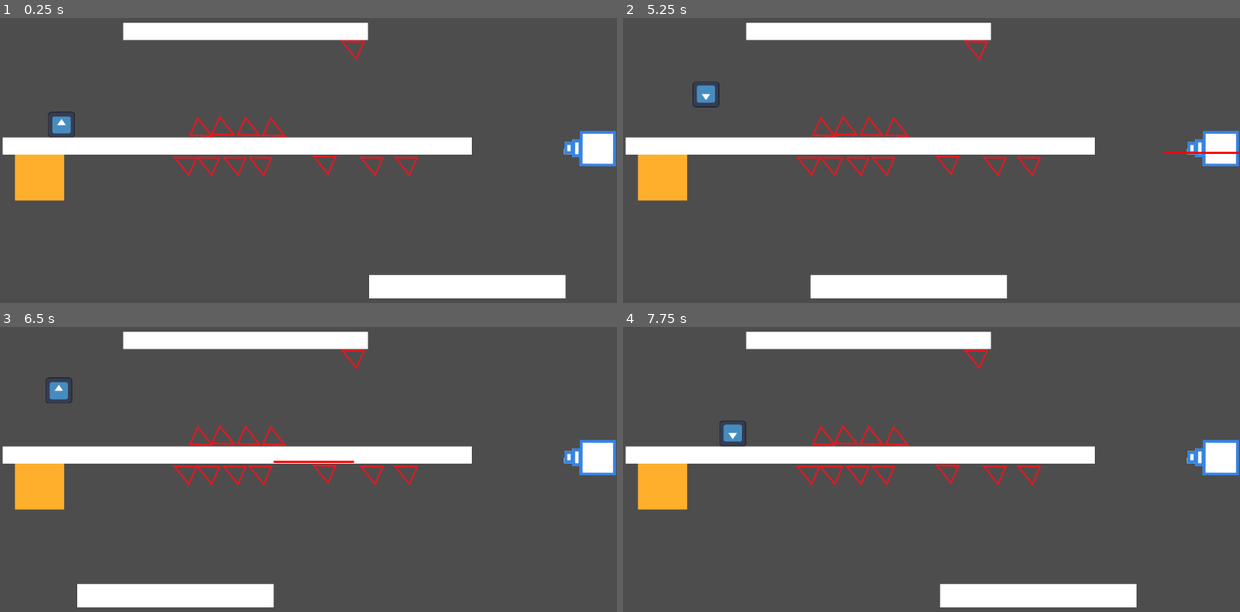
Above: before the commit, frames 1-4 (two rows, left to right).
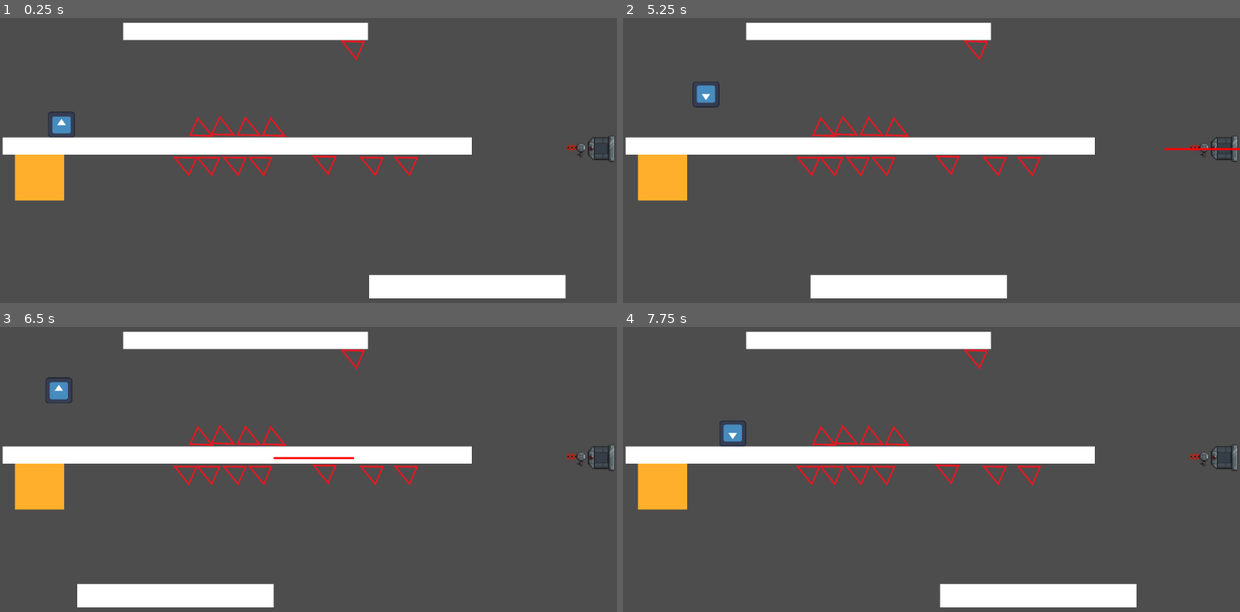
Above: after the commit, the same moments.

Repository: p1xlb/gravity_flip
Game: Godot game, scene res://level_3.tscn
Two runs of this game, one before a commit and one after it. Both use one fixed random seed, a clock stepped at 60 frames per second and the inputs below. This scene is started directly instead of the project's main scene. The engine's default icon, where the game draws it, is replaced by a stand-in: a white triangle on a blue panel in a dark square.
Inputs:
- Up to frame 1 (0.25 s): no input
- Up to frame 2 (5.25 s): hold D (move_right) 0.53-2.03 s; tap F (flip_gravity) every 0.75 s from 0.6 to 5.1 s; tap W (jump) at 0.77, 1.52, 3.02, 3.77, 4.52 s; hold A (move_left) 2.03-2.78 s; hold D (move_right) 2.78-4.28 s; hold A (move_left) 4.28-5.03 s; hold D (move_right) from 5.03 s (still down)
- Up to frame 3 (6.5 s): release D (move_right) at 5.78 s; hold A (move_left) from 5.78 s (still down); tap F (flip_gravity) at 5.85 s; tap W (jump) at 6.02 s
- Up to frame 4 (7.75 s): tap F (flip_gravity) at 6.6, 7.35 s; tap W (jump) at 6.77, 7.52 s; release A (move_left) at 7.28 s; hold D (move_right) from 7.28 s (still down)

The runs differ from the first frame. In frame 1, 0.9% of the frame differs, in the area x 91-100%, y 39-53%; in frame 2, 0.9%; in frame 3, 1.1%, in the area x 44-100%, y 39-53%; in frame 4, 0.9%.

Commit message:
hawk 3ah

Diff:
--- a/level_1.tscn
+++ b/level_1.tscn
@@ -1,8 +1,9 @@
-[gd_scene load_steps=5 format=3 uid="uid://to856bsclw26"]
+[gd_scene load_steps=6 format=3 uid="uid://to856bsclw26"]
 
 [ext_resource type="PackedScene" uid="uid://cfxwmybity40c" path="res://Player.tscn" id="1_hbghi"]
 [ext_resource type="PackedScene" uid="uid://bk3aok2h6le51" path="res://goal.tscn" id="1_hn12h"]
 [ext_resource type="PackedScene" uid="uid://mytww0o8y1hy" path="res://spikes.tscn" id="3_hn12h"]
+[ext_resource type="PackedScene" uid="uid://c4e8aejjo5fbw" path="res://borders.tscn" id="4_ihfcg"]
 
 [sub_resource type="RectangleShape2D" id="RectangleShape2D_ihfcg"]
 size = Vector2(878.5, 32)
@@ -72,3 +73,5 @@
 
 [node name="Player" parent="." instance=ExtResource("1_hbghi")]
 position = Vector2(88, 200)
+
+[node name="Borders" parent="." instance=ExtResource("4_ihfcg")]
--- a/level_2.tscn
+++ b/level_2.tscn
@@ -4,7 +4,7 @@
 [ext_resource type="PackedScene" uid="uid://mytww0o8y1hy" path="res://spikes.tscn" id="2_1y8me"]
 [ext_resource type="PackedScene" uid="uid://cfxwmybity40c" path="res://Player.tscn" id="3_n7ypv"]
 [ext_resource type="Script" uid="uid://deultc7e6knoa" path="res://laser_gun.gd" id="4_n7ypv"]
-[ext_resource type="Texture2D" uid="uid://brisueveyfs4h" path="res://asset/laser_gun.png" id="5_0s5r2"]
+[ext_resource type="Texture2D" uid="uid://brwoco02f7tt0" path="res://asset/red_laser.png" id="5_0s5r2"]
 [ext_resource type="PackedScene" uid="uid://c4e8aejjo5fbw" path="res://borders.tscn" id="6_0s5r2"]
 
 [sub_resource type="RectangleShape2D" id="RectangleShape2D_ihfcg"]
@@ -83,12 +83,12 @@
 laserDirection = "LEFT"
 
 [node name="Sprite2D" type="Sprite2D" parent="LaserGun"]
-position = Vector2(1103, 272)
-rotation = -3.1367
-scale = Vector2(0.5, 0.5)
+position = Vector2(1104, 271)
+rotation = 1.5708
+scale = Vector2(1.76807, 1.81369)
 texture = ExtResource("5_0s5r2")
 
 [node name="LaserSpawnPoint" type="Marker2D" parent="LaserGun"]
-position = Vector2(1052, 270)
+position = Vector2(1052, 264)
 
 [node name="Borders" parent="." instance=ExtResource("6_0s5r2")]
--- a/level_3.tscn
+++ b/level_3.tscn
@@ -4,7 +4,7 @@
 [ext_resource type="PackedScene" uid="uid://mytww0o8y1hy" path="res://spikes.tscn" id="2_fmu3g"]
 [ext_resource type="PackedScene" uid="uid://cfxwmybity40c" path="res://Player.tscn" id="3_7ds5r"]
 [ext_resource type="Script" uid="uid://deultc7e6knoa" path="res://laser_gun.gd" id="4_liaj6"]
-[ext_resource type="Texture2D" uid="uid://brisueveyfs4h" path="res://asset/laser_gun.png" id="5_b60u5"]
+[ext_resource type="Texture2D" uid="uid://brwoco02f7tt0" path="res://asset/red_laser.png" id="5_fmu3g"]
 [ext_resource type="PackedScene" uid="uid://c4e8aejjo5fbw" path="res://borders.tscn" id="6_kmy7e"]
 [ext_resource type="Script" uid="uid://fori1ci6cnpo" path="res://moving_platform.gd" id="7_fmu3g"]
 
@@ -103,13 +103,13 @@
 laserDirection = "LEFT"
 
 [node name="Sprite2D" type="Sprite2D" parent="LaserGun"]
-position = Vector2(1103, 272)
-rotation = -3.1367
-scale = Vector2(0.5, 0.5)
-texture = ExtResource("5_b60u5")
+position = Vector2(1104, 271)
+rotation = 1.5708
+scale = Vector2(1.76807, 1.81369)
+texture = ExtResource("5_fmu3g")
 
 [node name="LaserSpawnPoint" type="Marker2D" parent="LaserGun"]
-position = Vector2(1052, 270)
+position = Vector2(1052, 263)
 
 [node name="Borders" parent="." instance=ExtResource("6_kmy7e")]
 
--- a/level_4.tscn
+++ b/level_4.tscn
@@ -3,7 +3,7 @@
 [ext_resource type="PackedScene" uid="uid://bk3aok2h6le51" path="res://goal.tscn" id="1_aqy51"]
 [ext_resource type="PackedScene" uid="uid://cfxwmybity40c" path="res://Player.tscn" id="3_66w8i"]
 [ext_resource type="Script" uid="uid://deultc7e6knoa" path="res://laser_gun.gd" id="4_80qnk"]
-[ext_resource type="Texture2D" uid="uid://brisueveyfs4h" path="res://asset/laser_gun.png" id="5_cicwn"]
+[ext_resource type="Texture2D" uid="uid://brwoco02f7tt0" path="res://asset/red_laser.png" id="4_c8stx"]
 [ext_resource type="PackedScene" uid="uid://c4e8aejjo5fbw" path="res://borders.tscn" id="6_lj1an"]
 [ext_resource type="Script" uid="uid://fori1ci6cnpo" path="res://moving_platform.gd" id="7_rrs1j"]
 
@@ -30,6 +30,7 @@
 
 [node name="Goal" parent="." instance=ExtResource("1_aqy51")]
 position = Vector2(973, 99)
+next_level_path = "res://level_5.tscn"
 
 [node name="Player" parent="." instance=ExtResource("3_66w8i")]
 position = Vector2(206, 389)
@@ -40,14 +41,14 @@
 script = ExtResource("4_80qnk")
 laserDirection = "DOWN"
 
+[node name="LaserSpawnPoint" type="Marker2D" parent="LaserGun"]
+position = Vector2(20.0158, 56.9945)
+
 [node name="Sprite2D" type="Sprite2D" parent="LaserGun"]
-position = Vector2(67.0162, 58.9816)
-rotation = -3.1367
-scale = Vector2(0.5, 0.5)
-texture = ExtResource("5_cicwn")
-
-[node name="LaserSpawnPoint" type="Marker2D" parent="LaserGun"]
-position = Vector2(8.01576, 56.9978)
+position = Vector2(67.0174, 62.9815)
+rotation = 1.5708
+scale = Vector2(1.76807, 1.81369)
+texture = ExtResource("4_c8stx")
 
 [node name="LaserGun2" type="StaticBody2D" parent="."]
 position = Vector2(451, 258)
@@ -55,14 +56,14 @@
 script = ExtResource("4_80qnk")
 laserDirection = "DOWN"
 
-[node name="Sprite2D" type="Sprite2D" parent="LaserGun2"]
-position = Vector2(67.0162, 58.9816)
-rotation = -3.1367
-scale = Vector2(0.5, 0.5)
-texture = ExtResource("5_cicwn")
+[node name="LaserSpawnPoint" type="Marker2D" parent="LaserGun2"]
+position = Vector2(20.0158, 56.9945)
 
-[node name="LaserSpawnPoint" type="Marker2D" parent="LaserGun2"]
-position = Vector2(8.01576, 56.9978)
+[node name="Sprite2D2" type="Sprite2D" parent="LaserGun2"]
+position = Vector2(65.9918, 62.9817)
+rotation = 1.5708
+scale = Vector2(1.76807, 1.81369)
+texture = ExtResource("4_c8stx")
 
 [node name="LaserGun3" type="StaticBody2D" parent="."]
 position = Vector2(603, 258)
@@ -70,14 +71,14 @@
 script = ExtResource("4_80qnk")
 laserDirection = "DOWN"
 
-[node name="Sprite2D" type="Sprite2D" parent="LaserGun3"]
-position = Vector2(67.0162, 58.9816)
-rotation = -3.1367
-scale = Vector2(0.5, 0.5)
-texture = ExtResource("5_cicwn")
+[node name="LaserSpawnPoint" type="Marker2D" parent="LaserGun3"]
+position = Vector2(20.0158, 56.9945)
 
-[node name="LaserSpawnPoint" type="Marker2D" parent="LaserGun3"]
-position = Vector2(8.01576, 56.9978)
+[node name="Sprite2D2" type="Sprite2D" parent="LaserGun3"]
+position = Vector2(65.9918, 62.9817)
+rotation = 1.5708
+scale = Vector2(1.76807, 1.81369)
+texture = ExtResource("4_c8stx")
 
 [node name="Borders" parent="." instance=ExtResource("6_lj1an")]
 
--- /dev/null
+++ b/level_5.tscn
@@ -0,0 +1,112 @@
+[gd_scene load_steps=11 format=3 uid="uid://ygh1gtvvihrn"]
+
+[ext_resource type="PackedScene" uid="uid://bk3aok2h6le51" path="res://goal.tscn" id="1_tac4s"]
+[ext_resource type="PackedScene" uid="uid://cfxwmybity40c" path="res://Player.tscn" id="2_qhsfq"]
+[ext_resource type="Script" uid="uid://deultc7e6knoa" path="res://laser_gun.gd" id="3_kcwpe"]
+[ext_resource type="Texture2D" uid="uid://brwoco02f7tt0" path="res://asset/red_laser.png" id="4_qhsfq"]
+[ext_resource type="PackedScene" uid="uid://c4e8aejjo5fbw" path="res://borders.tscn" id="5_2etst"]
+[ext_resource type="Script" uid="uid://fori1ci6cnpo" path="res://moving_platform.gd" id="6_vw43l"]
+[ext_resource type="PackedScene" uid="uid://mytww0o8y1hy" path="res://spikes.tscn" id="7_qhsfq"]
+
+[sub_resource type="RectangleShape2D" id="RectangleShape2D_0s5r2"]
+size = Vector2(808.125, 34.5)
+
+[sub_resource type="RectangleShape2D" id="RectangleShape2D_qhsfq"]
+size = Vector2(548.388, 34.5)
+
+[sub_resource type="RectangleShape2D" id="RectangleShape2D_7ds5r"]
+size = Vector2(216, 44)
+
+[node name="Level1" type="Node2D"]
+
+[node name="Platforms" type="StaticBody2D" parent="."]
+position = Vector2(934, 461)
+scale = Vector2(0.413839, 1.03443)
+
+[node name="CollisionShape2D" type="CollisionShape2D" parent="Platforms"]
+position = Vector2(119.062, 44.75)
+shape = SubResource("RectangleShape2D_0s5r2")
+
+[node name="ColorRect" type="ColorRect" parent="Platforms"]
+offset_left = -285.0
+offset_top = 28.0
+offset_right = 525.0
+offset_bottom = 63.0
+metadata/_edit_use_anchors_ = true
+
+[node name="Platforms2" type="StaticBody2D" parent="."]
+position = Vector2(119, 461)
+scale = Vector2(0.413839, 1.03443)
+
+[node name="CollisionShape2D" type="CollisionShape2D" parent="Platforms2"]
+position = Vector2(119.062, 44.75)
+shape = SubResource("RectangleShape2D_0s5r2")
+
+[node name="ColorRect" type="ColorRect" parent="Platforms2"]
+offset_left = -285.0
+offset_top = 28.0
+offset_right = 525.0
+offset_bottom = 63.0
+metadata/_edit_use_anchors_ = true
+
+[node name="Platforms3" type="StaticBody2D" parent="."]
+position = Vector2(527, 253)
+scale = Vector2(0.413839, 1.03443)
+
+[node name="CollisionShape2D" type="CollisionShape2D" parent="Platforms3"]
+position = Vector2(-10.8066, 44.75)
+shape = SubResource("RectangleShape2D_qhsfq")
+
+[node name="ColorRect" type="ColorRect" parent="Platforms3/CollisionShape2D"]
+offset_left = -274.0
+offset_top = -17.0
+offset_right = 275.0
+offset_bottom = 17.0
+metadata/_edit_use_anchors_ = true
+
+[node name="Goal" parent="." instance=ExtResource("1_tac4s")]
+position = Vector2(-11, 119)
+
+[node name="Player" parent="." instance=ExtResource("2_qhsfq")]
+position = Vector2(1091, 433)
+
+[node name="LaserGun" type="StaticBody2D" parent="."]
+position = Vector2(126, 256)
+rotation = -1.57052
+script = ExtResource("3_kcwpe")
+laserDirection = "RIGHT"
+
+[node name="Sprite2D" type="Sprite2D" parent="LaserGun"]
+position = Vector2(-82.0213, -76.9773)
+scale = Vector2(1.76807, 1.81369)
+texture = ExtResource("4_qhsfq")
+
+[node name="LaserSpawnPoint" type="Marker2D" parent="LaserGun"]
+position = Vector2(-75.0077, -27.9793)
+
+[node name="Borders" parent="." instance=ExtResource("5_2etst")]
+
+[node name="MovingPlatform" type="AnimatableBody2D" parent="."]
+position = Vector2(-723, -75)
+script = ExtResource("6_vw43l")
+end_position = Vector2(-260, 0)
+travel_time = 16.0
+
+[node name="CollisionShape2D" type="CollisionShape2D" parent="MovingPlatform"]
+position = Vector2(1428, 587)
+shape = SubResource("RectangleShape2D_7ds5r")
+
+[node name="ColorRect" type="ColorRect" parent="MovingPlatform/CollisionShape2D"]
+offset_left = -108.0
+offset_top = -22.0
+offset_right = 108.0
+offset_bottom = 21.0
+metadata/_edit_use_anchors_ = true
+
+[node name="Spikes" parent="." instance=ExtResource("7_qhsfq")]
+position = Vector2(348, 437)
+rotation = -0.435232
+
+[node name="Spikes2" parent="." instance=ExtResource("7_qhsfq")]
+position = Vector2(652, 437)
+rotation = -0.435232
Binary file added: asset/laser gun bogie rail/blue gun.png
Not shown, added: asset/laser gun bogie rail/blue gun.png.import
Binary file added: asset/laser gun bogie rail/blue gun_destr.png
Not shown, added: asset/laser gun bogie rail/blue gun_destr.png.import
Binary file added: asset/laser gun bogie rail/bogie.png
Not shown, added: asset/laser gun bogie rail/bogie.png.import
Binary file added: asset/laser gun bogie rail/bogie_destr.png
Not shown, added: asset/laser gun bogie rail/bogie_destr.png.import
Binary file added: asset/laser gun bogie rail/laser_shots.png
Not shown, added: asset/laser gun bogie rail/laser_shots.png.import
Binary file added: asset/laser gun bogie rail/rail.png
Not shown, added: asset/laser gun bogie rail/rail.png.import
(and 11 more such lines)
